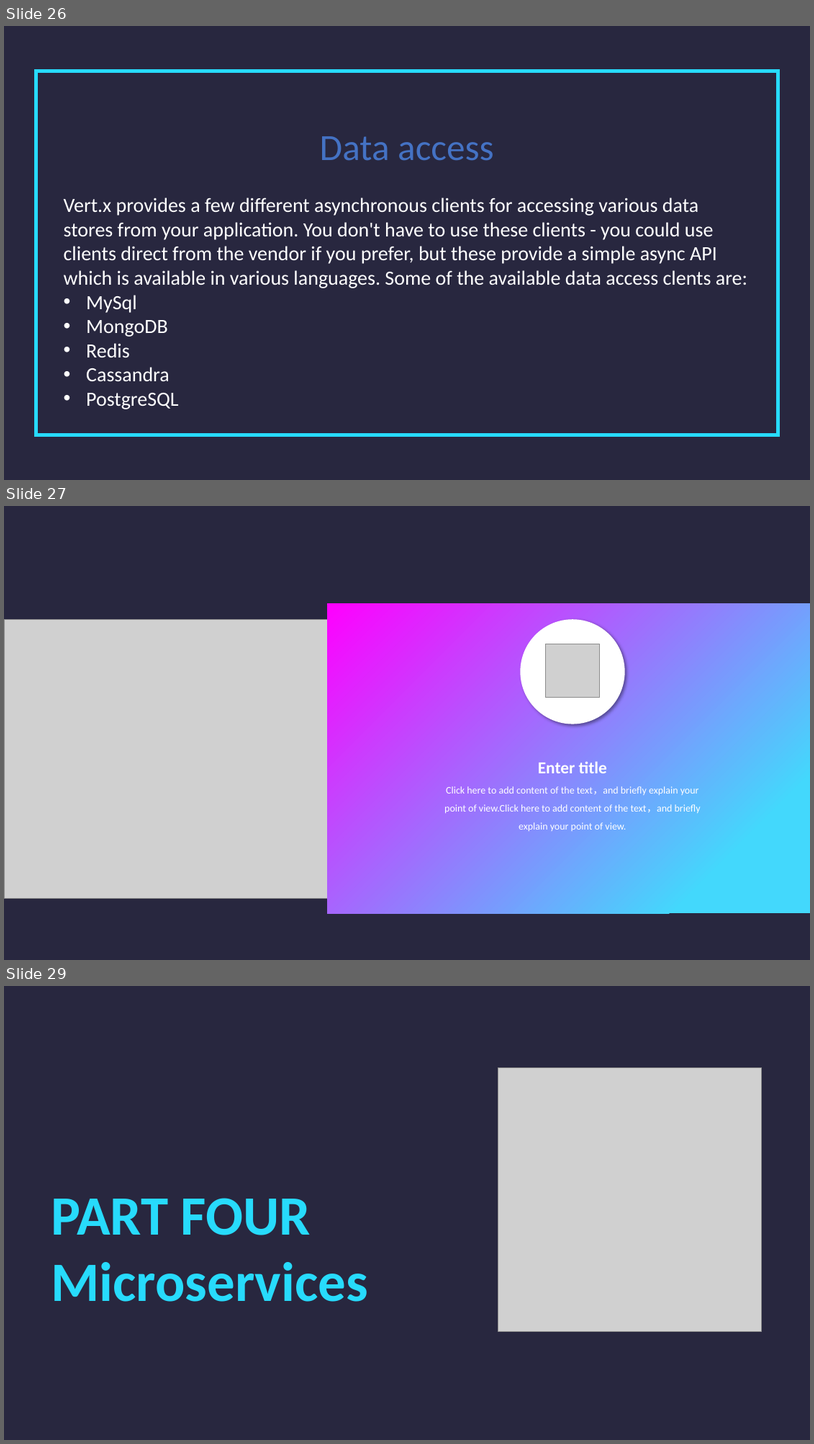
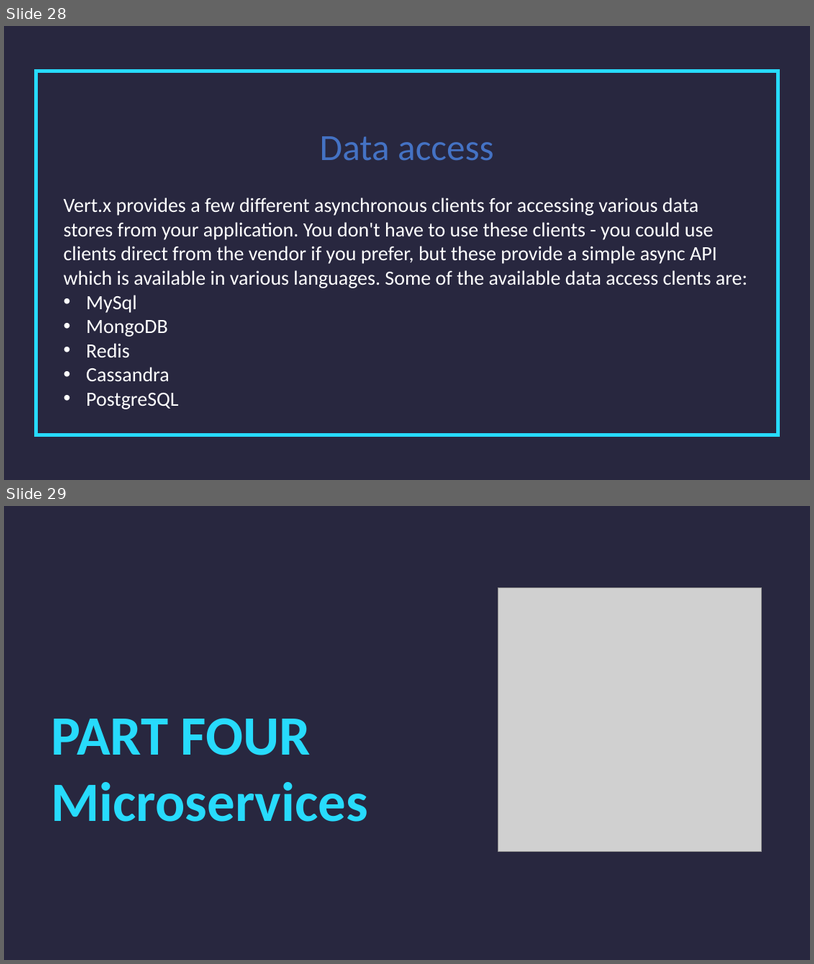
Before and after one commit to Sayrax97/SOA-Vert.x, a slide deck: Vert_x.pptx. Shown one above the other, each under a label of ours: slides 26, 27 and 29 before the commit, slides 28 and 29 after it; the slides between them are not shown. The pictures are 814x1444 and 814x964 pixels, drawn with LibreOffice and Linux fonts; fonts in the diff are those of the drawing; grey boxes stand for pictures. Boxes give left, top, right and bottom in pixels: in the first picture for what was removed or moved away, otherwise in the second. Text is boxed around its words. In the diff, an @@ line names an element or a change of style, - is before the commit and + after.

```diff
--- a/Vert_x.pptx
+++ b/Vert_x.pptx
@@ slide 27 removed at (x1=4, y1=506, x2=810, y2=960), background #FFFFFF @@
@@ rectangle removed at (x1=4, y1=506, x2=810, y2=960) @@
@@ rectangle removed at (x1=328, y1=604, x2=810, y2=913) @@
@@ picture removed at (x1=4, y1=619, x2=328, y2=898) @@
@@ ellipse removed at (x1=521, y1=619, x2=625, y2=723) @@
@@ picture removed at (x1=546, y1=644, x2=599, y2=698) @@
@@ text removed at (x1=445, y1=761, x2=701, y2=831) @@
-Enter title
-Click here to add content of the text，and briefly explain your point of view.Click here to add content of the text，and briefly explain your point of view.
@@ what was slide 26 is now slide 28 @@
```
Also in this commit, not shown: 6 slides changed, 4 slides added, 3 other slides removed, 2 other files.
